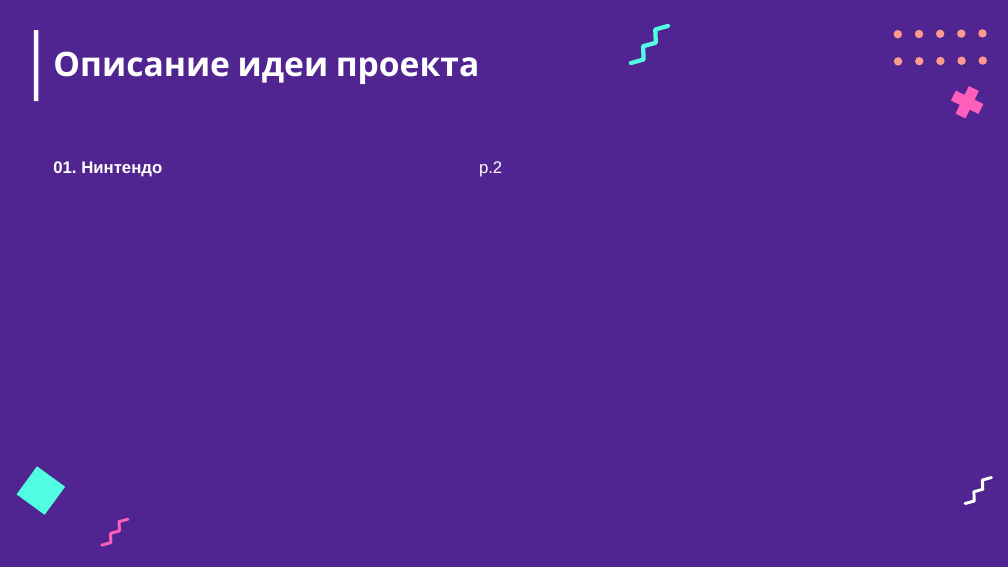
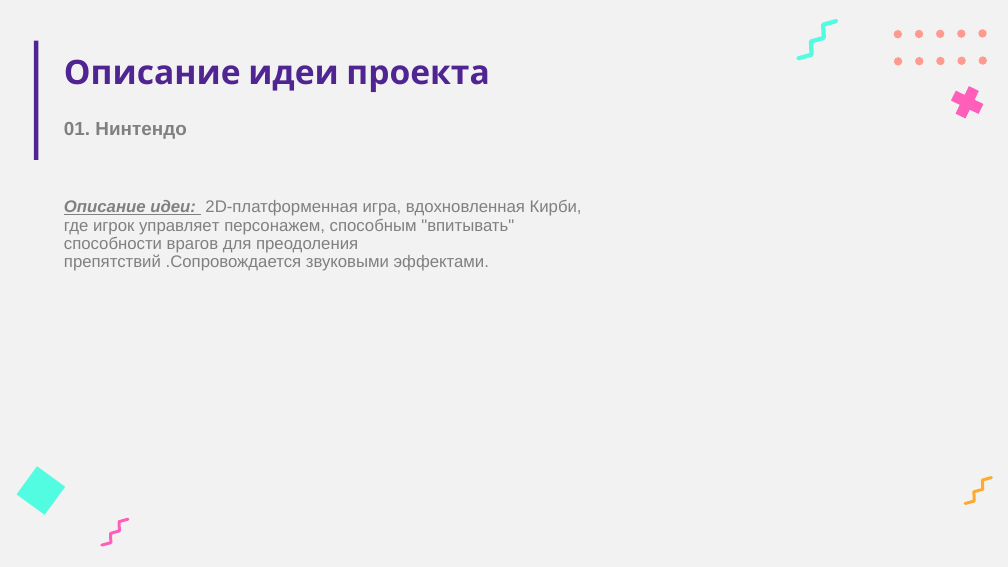
Before and after one commit to ullvea/project_pygame, a slide deck: slide 2 of for project protection/Черновик презентации.pptx. Drawn at 1008x567 pixels with LibreOffice and Linux fonts; fonts in the diff are those of the drawing. Boxes give left, top, right and bottom in pixels: in the first picture for what was removed or moved away, otherwise in the second. Text is boxed around its words. In the diff, an @@ line names an element or a change of style, - is before the commit and + after.

```diff
--- a/for project protection/Черновик презентации.pptx
+++ b/for project protection/Черновик презентации.pptx
@@ background #502591 to #F2F2F2 @@
@@ freeform shape: place and size @@
-freeform shape at (628, 23, 670, 65)
+freeform shape at (797, 19, 839, 60)
@@ rectangle: place and size @@
-rectangle at (34, 30, 39, 101)
+rectangle at (34, 41, 39, 160)
@@ rectangle at (34, 41, 39, 160): fill #FFFFFF to #502591 @@
@@ title "Описание идеи проекта": place and size @@
-title "Описание идеи проекта" at (53, 51, 480, 84)
+title "Описание идеи проекта" at (64, 59, 490, 92)
@@ title "Описание идеи проекта" at (64, 59, 490, 92): text colour #FFFFFF to #502591 @@
@@ subtitle "01. Нинтендо": place and size @@
-subtitle "01. Нинтендо" at (53, 161, 162, 177)
+subtitle "01. Нинтендо" at (64, 122, 186, 139)
@@ subtitle "01. Нинтендо" at (64, 122, 186, 139): size 16 to 18 pt, text colour #FFFFFF to #808080 @@
@@ text removed at (479, 161, 502, 177) @@
-p.2
@@ text added at (64, 200, 582, 271), 16 pt, text #808080 @@
+Описание идеи: 2D-платформенная игра, вдохновленная Кирби, где игрок управляет персонажем, способным "впитывать" способности врагов для преодоления препятствий .Сопровождается звуковыми эффектами.
@@ freeform shape at (965, 476, 993, 506): fill #FFFFFF to #FFAA2C @@
```
Also in this commit, not shown: 2 other slides changed, 1 slide added, 1 slide removed, 2 other files.
